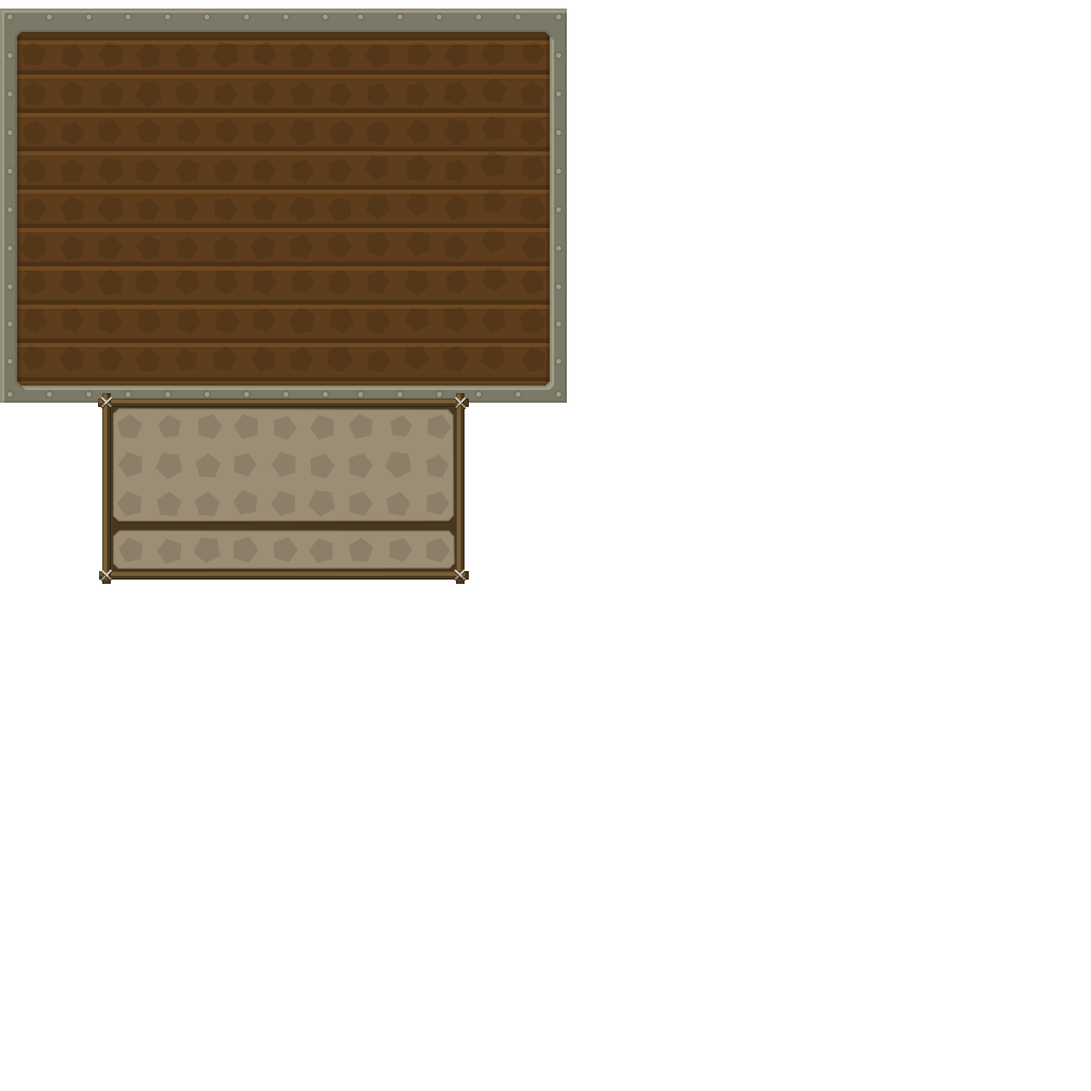
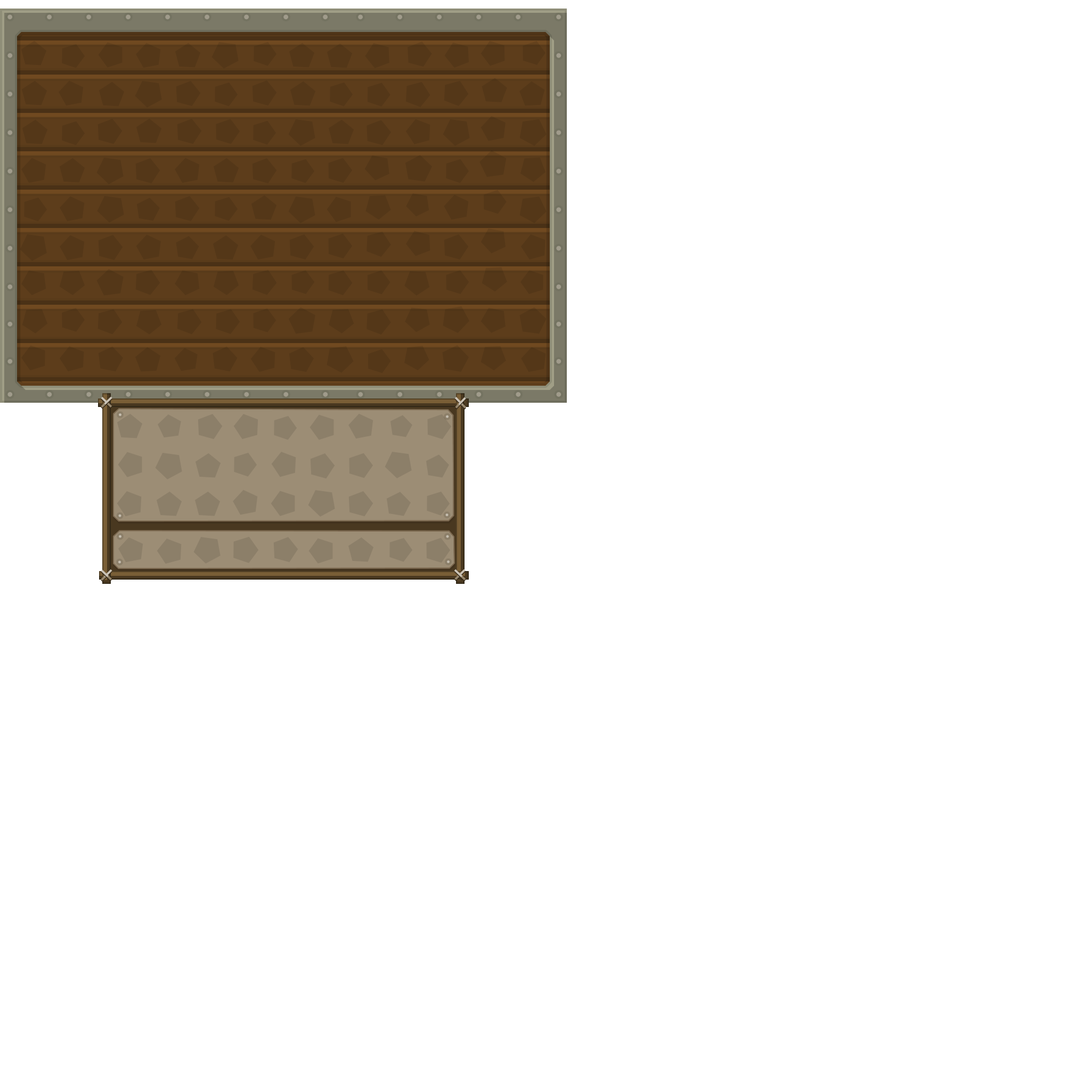
Before/after of a 1091px x 1091px layered artwork. What changed in the layer stack:
added layer "Forme 21" in group "inventaire" over (118, 413, 450, 564)
painted on "Forme 20", unmasked it over (116, 411, 452, 565)
painted on "Forme 19", unmasked it over (116, 411, 452, 567)
painted on "Forme 14", unmasked it over (116, 411, 452, 567)
